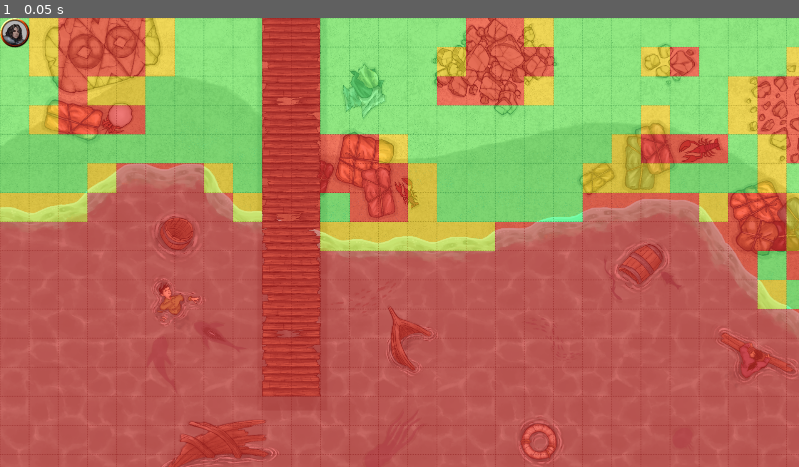
Above: before the commit, frame 1.
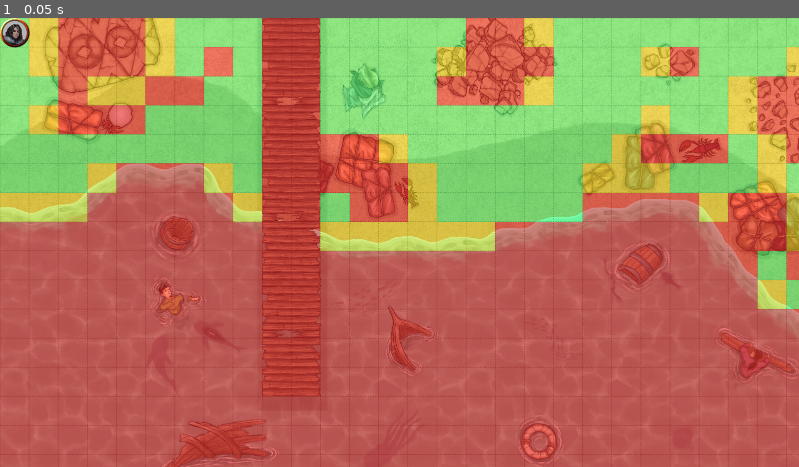
Above: after the commit, the same moment.

Repository: fedirky/godot_test_rpg
Game: Godot game, scene res://locations/beach.tscn
Two runs of this game, one before a commit and one after it. Both use one fixed random seed, a clock stepped at 60 frames per second and the inputs below.
Inputs:
- Up to frame 1 (0.05 s): no input

The runs differ from the first frame. In frame 1, 0.7% of the frame differs, in the area x 18-30%, y 6-20%.

Commit message:
path calculation
new path calculation algoritm with 2 types of ground (still laggy AF)

Diff:
--- a/locations/beach.tscn
+++ b/locations/beach.tscn
@@ -1,8 +1,9 @@
-[gd_scene load_steps=8 format=3 uid="uid://cw4y3i5vf8kd1"]
+[gd_scene load_steps=9 format=3 uid="uid://cw4y3i5vf8kd1"]
 
 [ext_resource type="Texture2D" uid="uid://b8t4mxhjulwnf" path="res://assets/maps/beach.png" id="1_caaq7"]
 [ext_resource type="Texture2D" uid="uid://crs4tqfn7u3ud" path="res://assets/tilemap/passability.png" id="2_d1kmn"]
-[ext_resource type="Script" path="res://CharacterBody2D.gd" id="3_3d8po"]
+[ext_resource type="Script" path="res://sсripts/CharacterBody2D.gd" id="3_3d8po"]
+[ext_resource type="Script" path="res://sсripts/TileMap.gd" id="3_ttsgu"]
 [ext_resource type="Texture2D" uid="uid://1ffk3qfbrgtv" path="res://assets/tokens/hero.png" id="4_fs82e"]
 
 [sub_resource type="TileSetAtlasSource" id="TileSetAtlasSource_trgth"]
@@ -33,7 +34,8 @@
 [node name="TileMap" type="TileMap" parent="."]
 tile_set = SubResource("TileSet_iev2a")
 format = 2
-layer_0/tile_data = PackedInt32Array(65536, 1, 0, 0, 1, 0, 1 …(62 unchanged characters)…  1, 0, 6, 1, 0, 65542, 1, 0, 131078, 1, 0, 131077, 1, 0, 196613, 1, 0, 196614, 1, 0, 262150, 1, 0, 262149, 1, 0, 262148, 1, 0, 262147, 1, 0, 262151, 1, 0, 196615, 1, 0, 131079, 1, 0, 65543, 1, 0, 7, 1, 0, 8, 1, 0, 65544, 1, 0, 131080, …(6240 unchanged characters)…
+layer_0/tile_data = PackedInt32Array(65536, 1, 0, 0, 1, 0, 1 …(62 unchanged characters)…  1, 0, 6, 1, 0, 65542, 1, 0, 131078, 1, 2, 131077, 1, 2, 196613, 1, 0, 196614, 1, 0, 262150, 1, 0, 262149, 1, 0, 262148, 1, 0, 262147, 1, 0, 262151, 1, 0, 196615, 1, 0, 131079, 1, 0, 65543, 1, 2, 7, 1, 0, 8, 1, 0, 65544, 1, 0, 131080, …(6240 unchanged characters)…
+script = ExtResource("3_ttsgu")
 
 [node name="CharacterBody2D" type="CharacterBody2D" parent="."]
 position = Vector2(35, 35)
--- a/project.godot
+++ b/project.godot
@@ -20,6 +20,14 @@
 window/size/viewport_width=1920
 window/size/viewport_height=1080
 
+[input]
+
+move_to={
+"deadzone": 0.5,
+"events": [Object(InputEventMouseButton,"resource_local_to_scene":false,"resource_name":"","device":-1,"window_id":0,"alt_pressed":false,"shift_pressed":false,"ctrl_pressed":false,"meta_pressed":false,"button_mask":1,"position":Vector2(38, 20),"global_position":Vector2(42, 61),"factor":1.0,"button_index":1,"canceled":false,"pressed":true,"double_click":false,"script":null)
+]
+}
+
 [rendering]
 
 renderer/rendering_method="gl_compatibility"
--- a/sсripts/CharacterBody2D.gd
+++ b/sсripts/CharacterBody2D.gd
@@ -1,25 +1,23 @@
 extends CharacterBody2D
 
+@onready var tilemap = $"../TileMap"
+var current_path: Array[Vector2i]
 
-const SPEED = 300.0
-const JUMP_VELOCITY = -400.0
+func _physics_process(_delta):
+	if current_path.is_empty():
+		return
 
-# Get the gravity from the project settings to be synced with RigidBody nodes.
-var gravity = ProjectSettings.get_setting("physics/2d/default_gravity")
+	var target_position = tilemap.map_to_local(current_path.front())
+	global_position = global_position.move_toward(target_position, 5)
 
+	if global_position == target_position:
+		current_path.pop_front()
 
-func _physics_process(delta):
-
-	# Handle jump.
-	if Input.is_action_just_pressed("ui_accept") and is_on_floor():
-		velocity.y = JUMP_VELOCITY
-
-	# Get the input direction and handle the movement/deceleration.
-	# As good practice, you should replace UI actions with custom gameplay actions.
-	var direction = Input.get_axis("ui_left", "ui_right")
-	if direction:
-		velocity.x = direction * SPEED
-	else:
-		velocity.x = move_toward(velocity.x, 0, SPEED)
-
-	move_and_slide()
+func _unhandled_input(event):
+	var click_position = get_global_mouse_position()
+	if tilemap.is_point_walkable(click_position):
+		if event.is_action_pressed("move_to"):
+			current_path = tilemap.astar.get_id_path(
+				tilemap.local_to_map(global_position),
+				tilemap.local_to_map(click_position)
+			).slice(1)
--- /dev/null
+++ b/sсripts/TileMap.gd
@@ -0,0 +1,34 @@
+extends TileMap
+
+var astar = AStarGrid2D.new()
+var map_rect = Rect2i()
+
+# Called when the node enters the scene tree for the first time.
+func _ready():
+	var tile_size = get_tileset().tile_size
+	var tilemap_size = get_used_rect().end - get_used_rect().position
+	map_rect = Rect2i(Vector2i(), tilemap_size)
+
+	astar.region = map_rect
+	astar.cell_size = tile_size
+	astar.offset = tile_size * 0.5
+	astar.default_compute_heuristic = AStarGrid2D.HEURISTIC_EUCLIDEAN
+	astar.default_estimate_heuristic = AStarGrid2D.HEURISTIC_EUCLIDEAN
+	astar.diagonal_mode = AStarGrid2D.DIAGONAL_MODE_AT_LEAST_ONE_WALKABLE
+	astar.update()
+
+	for i in tilemap_size.x:
+		for j in tilemap_size.y:
+			var coordinates = Vector2i(i, j)
+			var tile_data = get_cell_tile_data(0, coordinates)
+			if tile_data:
+				if tile_data.get_custom_data('type') == "wall":
+					astar.set_point_solid(coordinates)
+				elif tile_data.get_custom_data('type') == "mud":
+					astar.set_point_weight_scale(coordinates, 2.0)
+
+func is_point_walkable(local_position):
+	var map_position = local_to_map(local_position)
+	if map_rect.has_point(map_position):
+		return not astar.is_point_solid(map_position)
+	return false
Not shown, added: locations/bea89E9.tmp
